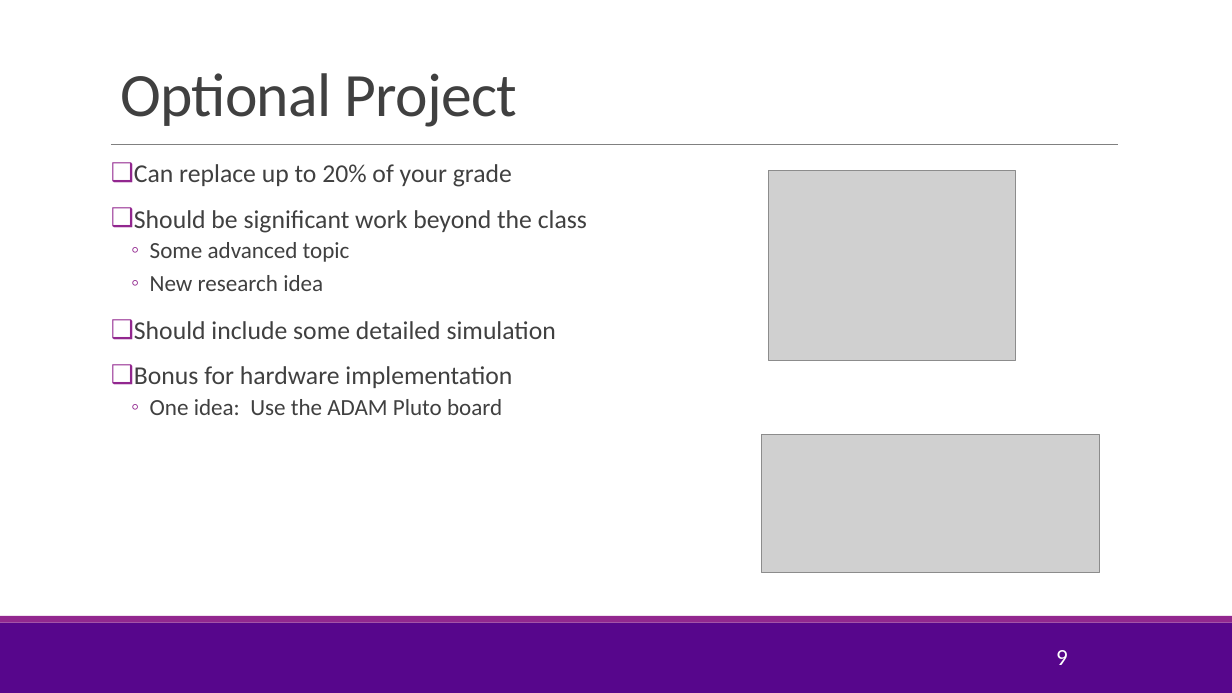
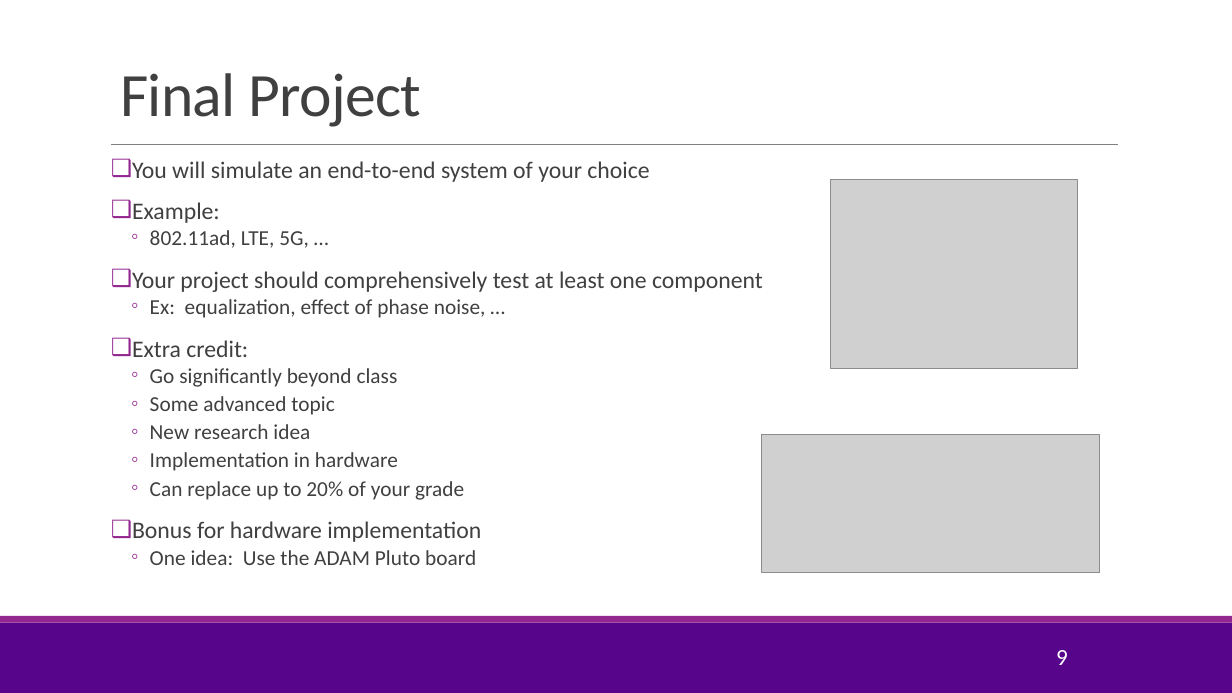
Before and after one commit to sdrangan/digitalcomm, a slide deck: slide 9 of Lectures/CourseAdmin.pptx. Drawn at 1232x693 pixels with LibreOffice and Linux fonts; fonts in the diff are those of the drawing; grey boxes stand for pictures; background and template pictures are left out. Boxes give left, top, right and bottom in pixels: in the first picture for what was removed or moved away, otherwise in the second. Text is boxed around its words. In the diff, an @@ line names an element or a change of style, - is before the commit and + after.

```diff
--- a/Lectures/CourseAdmin.pptx
+++ b/Lectures/CourseAdmin.pptx
@@ title at (x1=120, y1=73, x2=422, y2=127): text changed @@
-Optional Project
+Final Project
@@ text at (x1=132, y1=161, x2=763, y2=387): text changed; size 20 to 18.5 pt @@
-❑ Can replace up to 20% of your grade
-❑ Should be significant work beyond the class
+❑ You will simulate an end-to-end system of your choice
+❑ Example:
+  ◦ 802.11ad, LTE, 5G, …
+❑ Your project should comprehensively test at least one component
+  ◦ Ex: equalization, effect of phase noise, …
+❑ Extra credit:
+  ◦ Go significantly beyond class
@@ picture moved from (x1=769, y1=171, x2=1016, y2=360) to (x1=831, y1=179, x2=1078, y2=369) @@
@@ text at (x1=132, y1=396, x2=481, y2=565): size 18 to 16.6 pt in "Some advanced topic", "New research idea", "One idea: Use the ADAM Pluto board"; size 20 to 18.5 pt in "Bonus for hardware implementation"; line spacing 0.9 to 0.8 @@
@@ text at (x1=150, y1=452, x2=464, y2=500): text changed; size 20 to 16.6 pt @@
-❑ Should include some detailed simulation
+  ◦ Implementation in hardware
+  ◦ Can replace up to 20% of your grade
```
Also in this commit, not shown: 3 other slides changed, 7 other files.
